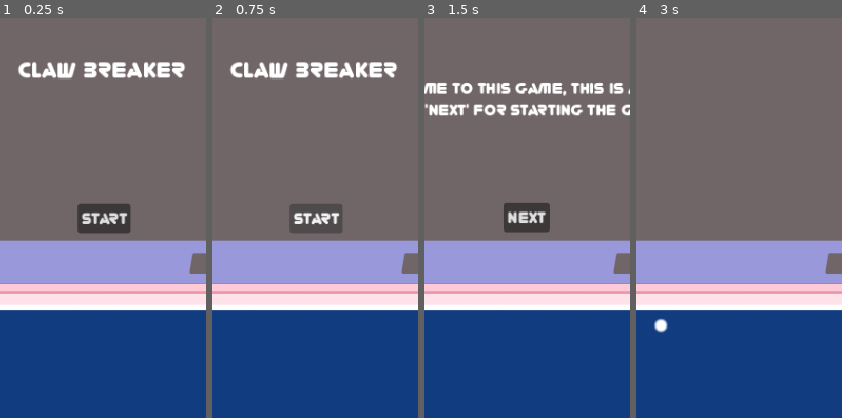
Above: before the commit, frames 1-4 (left to right).
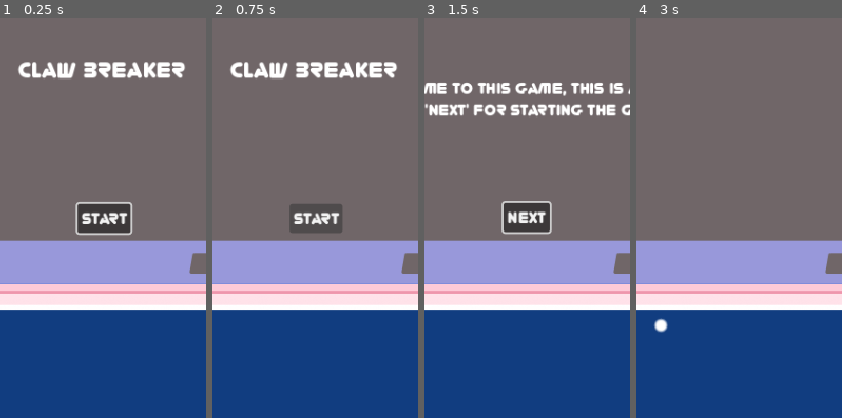
Above: after the commit, the same moments.

Repository: annika-hayd/ponpon-2026
Game: Godot game, scene res://main.tscn
The game is run twice, just before and just after one commit, with the same random seed, the same clock (stepped at 60 frames per second) and the same inputs.
Inputs:
- Up to frame 1 (0.25 s): no input
- Up to frame 2 (0.75 s): click "Start" at 0.5 s
- Up to frame 3 (1.5 s): click "Start" at 1.25 s
- Up to frame 4 (3 s): click "Next" at 2 s; click "Next" at 2.75 s
The pictures show only the part of the screen within x 23-72%, y 17-67%; the shares and areas given below are measured in that part.

The runs differ from the first frame. In frame 1, 0.5% of the frame differs, in the area x 36-65%, y 46-55%; in frame 2, nothing differs; in frame 3, 0.5%; in frame 4, nothing differs.

Commit message:
implement button focus for key binding

Diff:
--- a/ui.gd
+++ b/ui.gd
@@ -10,6 +10,10 @@
 @onready var dialog_label: Label = $DialogBox/Dialog
 @onready var game_over_screen: Control = $GameOverScreen
 @onready var game_end_screen: Control = $GameEndScreen
+@onready var start_button: Button = $TitleScreen/StartButton
+@onready var next_button: Button = $DialogBox/NextButton
+@onready var try_again_button: Button = $GameOverScreen/TryAgain
+@onready var game_end_button: Button = $GameEndScreen/TryAgain
 
 func hide_all() -> void:
 	title_screen.hide()
@@ -20,6 +24,7 @@
 func show_title() -> void:
 	hide_all()
 	title_screen.show()
+	start_button.grab_focus()
 
 func show_dialog(level: int) -> void:
 	hide_all()
@@ -31,14 +36,17 @@
 		3:
 			dialog_label.text = "How do you like that?\n This is your last chance!!\n Good luck!"
 	dialog_box.show()
+	next_button.grab_focus()
 
 func show_game_over() -> void:
 	hide_all()
 	game_over_screen.show()
+	try_again_button.grab_focus()
 
 func show_game_end() -> void:
 	hide_all()
 	game_end_screen.show()
+	game_end_button.grab_focus()
 
 # --- BUTTON-SIGNALE (in ui.gd verknüpft!) ---
 func _on_start_button_pressed() -> void:
